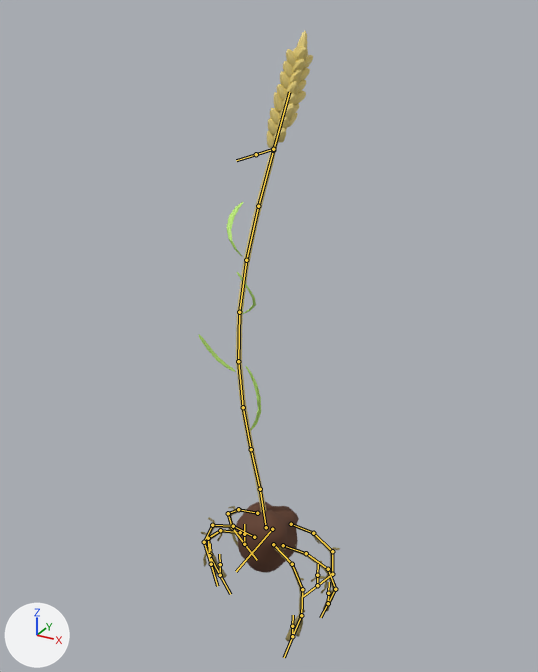
What one commit did to the FBX model Assets/Models/player.fbx.
Rendered twice from a 50 mm lens placed at (1.96, -3.53, 3.14), pointed at (0.0, 0.04, 1.36). The lights are fixed; the arrows at lower left show +X, +Y and +Z. Both versions are drawn at frame 8 of the action 'leg rig|walk cycle'; the numbers are the values there. The bones that bend it are drawn over the model as lines.

The first picture shows 'dirt clump', 'roots', 'stalk.033', 'stalk.034', 'stalk.035', 'stalk.036', 'stalk.037'.
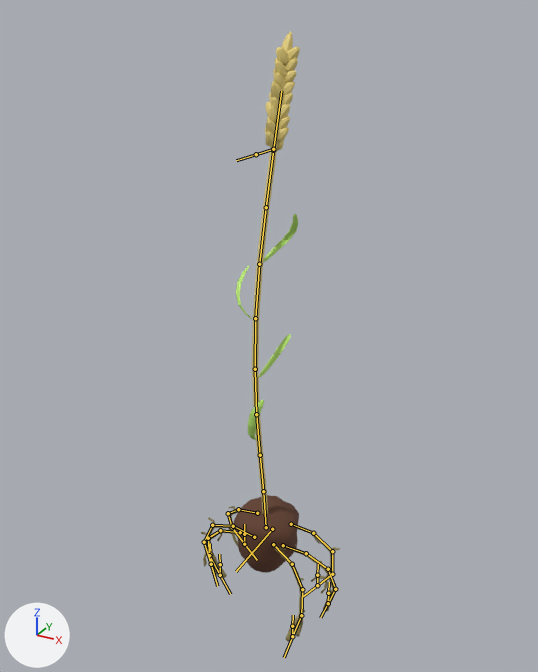
Changed parts and their boxes [x1, y1, x2, y2] in the pictures (538 x 672 px):
```json
{"object": "stalk.033", "change": "posed", "before": [236, 31, 313, 512], "after": [252, 31, 300, 514], "on screen": "37% narrower"}
{"object": "dirt clump", "change": "posed", "before": [236, 502, 299, 573], "after": [233, 495, 299, 573], "on screen": "10% taller"}
{"object": "stalk.037", "change": "posed", "before": [227, 202, 243, 257], "after": [264, 214, 298, 262], "on screen": "106% wider, 12% shorter"}
{"object": "stalk.034", "change": "posed", "before": [246, 366, 261, 430], "after": [248, 400, 264, 440], "on screen": "6% wider, 37% shorter"}
{"object": "stalk.035", "change": "posed", "before": [199, 334, 236, 372], "after": [259, 334, 291, 378], "on screen": "13% narrower, 15% taller"}
{"object": "stalk.036", "change": "posed", "before": [237, 272, 256, 314], "after": [236, 265, 252, 319], "on screen": "15% narrower, 28% taller"}
{"bone": "stalk", "before": "(266, 527) to (260, 489)", "after": "(266, 527) to (263, 491)"}
{"bone": "stalk.001", "before": "(260, 489) to (251, 449)", "after": "(263, 491) to (260, 455)"}
{"bone": "stalk.002", "before": "(251, 449) to (243, 407)", "after": "(260, 455) to (256, 414)"}
{"bone": "stalk.003", "before": "(243, 407) to (238, 361)", "after": "(256, 414) to (255, 369)"}
{"bone": "stalk.004", "before": "(238, 361) to (239, 312)", "after": "(255, 369) to (255, 318)"}
{"bone": "stalk.005", "before": "(239, 312) to (246, 260)", "after": "(255, 318) to (259, 264)"}
{"bone": "stalk.006", "before": "(246, 260) to (258, 206)", "after": "(259, 264) to (266, 207)"}
{"bone": "stalk end", "before": "(258, 206) to (273, 150)", "after": "(266, 207) to (273, 150)"}
```

Edits to the scene script, one JSON object a line:
```json
{"block": "bone_stalk", "where": "bone_stalk = bpy.data.objects['leg rig'].pose.bones['stalk']  # child of 'root'"}
{"op": "set", "path": "bone_stalk.rotation_quaternion", "old": "(0.309, -0.037, 0.949, 0.056)", "new": "(0.998, 0.059, 0.0, -0.004)", "note": "degrees (-6, 144, 2) -> degrees (7, 0, 0)"}
{"block": "bone_stalk_001", "where": "bone_stalk_001 = bpy.data.objects['leg rig'].pose.bones['stalk.001']  # child of 'stalk'"}
{"op": "set", "path": "bone_stalk_001.rotation_quaternion", "old": "(1.0, -0.019, 0.0, -0.001)", "new": "(1.0, 0.024, 0.0, -0.002)", "note": "degrees (-2, 0, 0) -> degrees (3, 0, 0)"}
{"block": "bone_stalk_002", "where": "bone_stalk_002 = bpy.data.objects['leg rig'].pose.bones['stalk.002']  # child of 'stalk.001'"}
{"op": "set", "path": "bone_stalk_002.rotation_quaternion", "old": "(1.0, 0.01, -0.021, 0.002)", "new": "(1.0, -0.015, -0.02, 0.003)", "note": "degrees (1, -2, 0) -> degrees (-2, -2, 0)"}
{"block": "bone_stalk_003", "where": "bone_stalk_003 = bpy.data.objects['leg rig'].pose.bones['stalk.003']  # child of 'stalk.002'"}
{"op": "set", "path": "bone_stalk_003.rotation_quaternion", "old": "(0.999, 0.04, 0.0, 0.001)", "new": "(0.999, -0.039, 0.0, 0.004)", "note": "degrees (5, 0, 0) -> degrees (-4, 0, 0)"}
{"block": "bone_stalk_004", "where": "bone_stalk_004 = bpy.data.objects['leg rig'].pose.bones['stalk.004']  # child of 'stalk.003'"}
{"op": "set", "path": "bone_stalk_004.rotation_quaternion", "old": "(0.998, 0.056, 0.0, 0.0)", "new": "(0.998, -0.055, 0.0, 0.005)", "note": "degrees (6, 0, 0) -> degrees (-6, 0, 1)"}
{"block": "bone_stalk_005", "where": "bone_stalk_005 = bpy.data.objects['leg rig'].pose.bones['stalk.005']  # child of 'stalk.004'"}
{"op": "set", "path": "bone_stalk_005.rotation_quaternion", "old": "(0.998, 0.058, 0.0, 0.0)", "new": "(0.998, -0.058, 0.0, 0.005)", "note": "degrees (7, 0, 0) -> degrees (-7, 0, 1)"}
{"block": "bone_stalk_006", "where": "bone_stalk_006 = bpy.data.objects['leg rig'].pose.bones['stalk.006']  # child of 'stalk.005'"}
{"op": "set", "path": "bone_stalk_006.rotation_quaternion", "old": "(0.999, 0.047, 0.0, 0.0)", "new": "(0.999, -0.047, 0.0, 0.004)", "note": "degrees (5, 0, 0) -> degrees (-5, 0, 0)"}
{"block": "bone_stalk_end", "where": "bone_stalk_end = bpy.data.objects['leg rig'].pose.bones['stalk end']  # child of 'stalk.006'"}
{"op": "set", "path": "bone_stalk_end.rotation_quaternion", "old": "(1.0, 0.026, 0.0, 0.0)", "new": "(1.0, -0.026, 0.0, 0.002)", "note": "degrees (3, 0, 0) -> degrees (-3, 0, 0)"}
```
